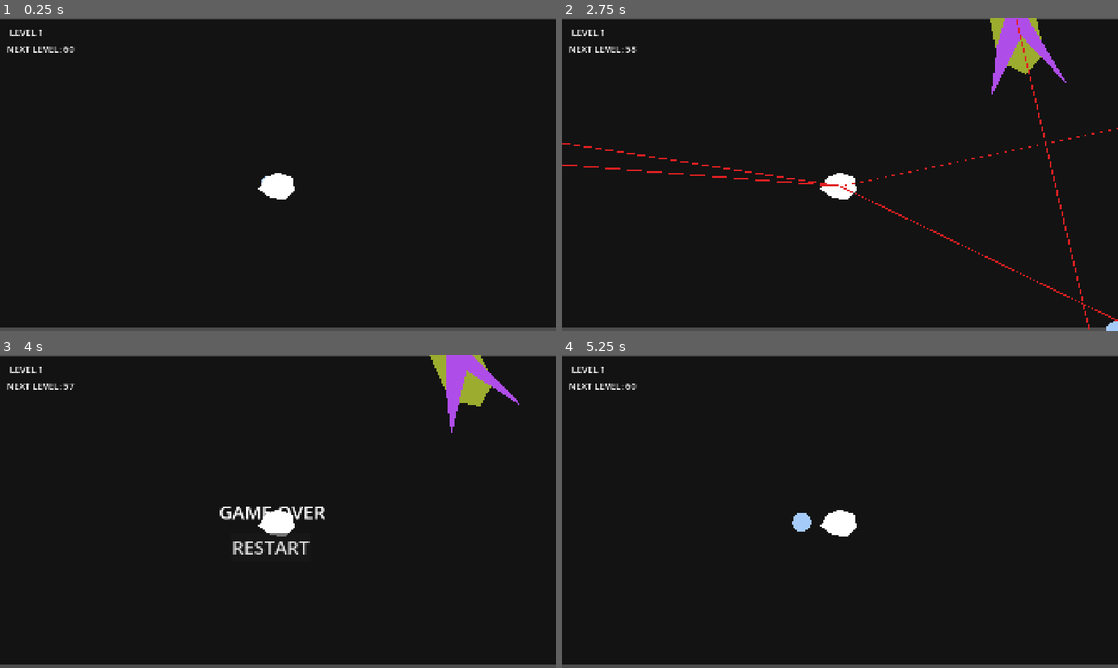
Above: before the commit, frames 1-4 (two rows, left to right).
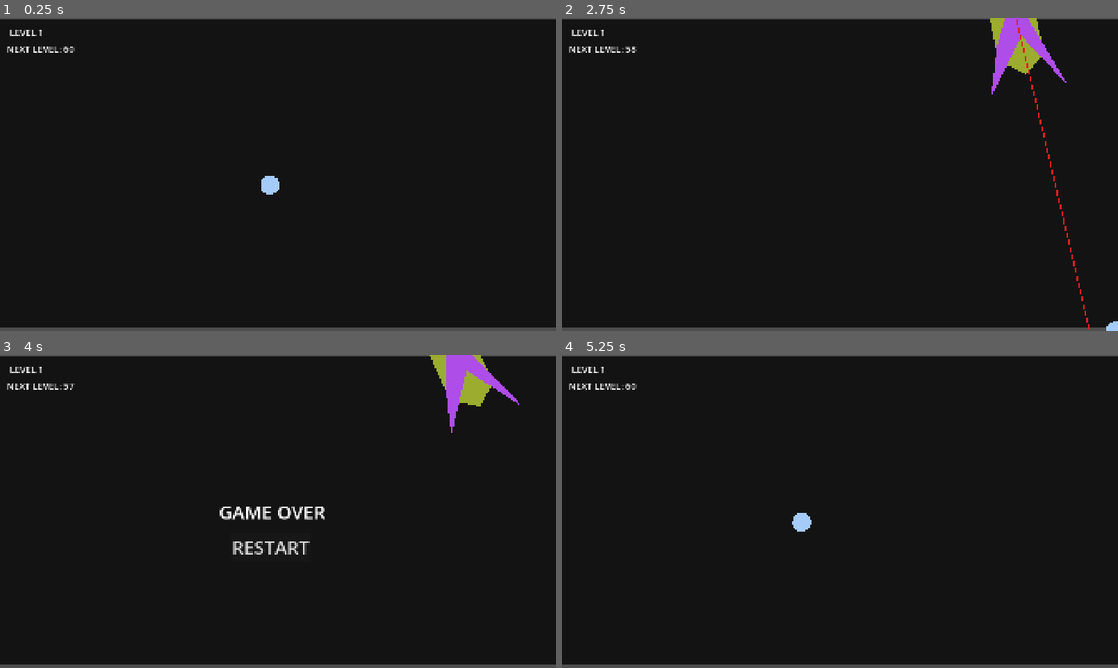
Above: after the commit, the same moments.

Repository: Freezingle/dont-die
Game: Godot game, scene res://scenes/main.tscn
Two runs of this game, one before a commit and one after it. Both use one fixed random seed, a clock stepped at 60 frames per second and the inputs below.
Inputs (mouse positions are in pixels of both pictures, inside the frame that each line leads up to):
- Up to frame 1 (0.25 s): no input
- Up to frame 2 (2.75 s): tap Enter at 0.5 s; move the mouse to (962, 158) at 0.52 s; press the mouse at (962, 158) at 0.53 s; hold D (move_right) 0.53-1.28 s; move the mouse to (728, 190) at 1.27 s; release the mouse at (728, 190) at 1.28 s; hold S (move_down) 1.28-2.03 s; click (728, 190) at 1.35 s; move the mouse to (895, 105) at 2.02 s; press the mouse at (895, 105) at 2.03 s; hold D (move_right) from 2.03 s (still down)
- Up to frame 3 (4 s): move the mouse to (250, 574) at 2.77 s; release D (move_right) at 2.78 s; release the mouse at (250, 574) at 2.78 s; hold W (move_up) 2.78-3.53 s; click (250, 574) at 2.85 s; move the mouse to (444, 558) at 3.52 s; press the mouse at (444, 558) at 3.53 s; hold A (move_left) from 3.53 s (still down)
- Up to frame 4 (5.25 s): release A (move_left) at 4.25 s; release the mouse at (1006, 558) at 4.25 s; click "RESTART" at 4.25 s; tap Space at 5 s; move the mouse to (673, 464) at 5.02 s; hold A (move_left) from 5.03 s (still down); click (673, 464) at 5.1 s

The runs differ from the first frame. In frame 1, 0.4% of the frame differs, in the area x 46-53%, y 49-58%; in frame 2, 1.0%, in the area x 0-100%, y 35-97%; in frame 3, 0.4%; in frame 4, 0.4%.

Commit message:
add pit difficulty function and make angles wider for projectiles

Diff:
--- a/scenes/main.tscn
+++ b/scenes/main.tscn
@@ -8,6 +8,7 @@
 
 [node name="Main" type="Node2D"]
 script = ExtResource("1_jyhfs")
+pit_scene = ExtResource("5_tbgi4")
 
 [node name="Background" type="ColorRect" parent="."]
 offset_top = 4.0
@@ -91,6 +92,3 @@
 [node name="LevelTimer" type="Timer" parent="."]
 autostart = true
 ignore_time_scale = true
-
-[node name="Pit" parent="." instance=ExtResource("5_tbgi4")]
-position = Vector2(962, 581)
--- a/scenes/pit/pit.tscn
+++ b/scenes/pit/pit.tscn
@@ -1,9 +1,14 @@
-[gd_scene load_steps=2 format=3 uid="uid://bugkr1ubxj8xy"]
+[gd_scene load_steps=4 format=3 uid="uid://bugkr1ubxj8xy"]
 
 [ext_resource type="Script" uid="uid://da7hxgm6tvhkp" path="res://scripts/pit.gd" id="1_yoox7"]
+[ext_resource type="PackedScene" uid="uid://d01ovxjs3e6ws" path="res://scenes/projectile/projectile.tscn" id="2_gkysh"]
 
-[node name="Pit" type="Node2D"]
+[sub_resource type="CircleShape2D" id="CircleShape2D_gkysh"]
+radius = 43.0
+
+[node name="Pit" type="Area2D"]
 script = ExtResource("1_yoox7")
+projectile_scene = ExtResource("2_gkysh")
 
 [node name="Body" type="Polygon2D" parent="."]
 polygon = PackedVector2Array(0, -48, -45, -32, -70, 10, -28, 39, 22, 47, 56, 15, 47, -32)
@@ -39,3 +44,6 @@
 [node name="TelegraphTimer" type="Timer" parent="."]
 wait_time = 0.7
 one_shot = true
+
+[node name="CollisionShape2D" type="CollisionShape2D" parent="."]
+shape = SubResource("CircleShape2D_gkysh")
--- a/scripts/main.gd
+++ b/scripts/main.gd
@@ -1,4 +1,6 @@
 extends Node2D
+
+@export var pit_scene : PackedScene
 
 enum GamePhase {
 	LEVEL_1,
@@ -10,6 +12,8 @@
 var game_over := false
 var current_phase = GamePhase.LEVEL_1
 var elapsed_time :=0
+var pit : Node2D #storing pit reference for increasing difficulty later
+var pit_difficulty_timer :=0.0
 
 
 @onready var game_over_ui = $UI/GameOverUI
@@ -19,6 +23,18 @@
 @onready var timer_label = $UI/RootUI/TimerLabel
 @onready var cannon_spawner = $World/CannonSpawner
 @onready var level_timer = $LevelTimer
+
+
+func _process (delta):
+	if current_phase != GamePhase.LEVEL_2:
+		return
+	if pit ==null:
+		return
+	pit_difficulty_timer +=delta
+
+	if pit_difficulty_timer >=5:
+		pit_difficulty_timer = 0.0
+		pit.increase_difficulty()
 
 func _ready():
 	var player = get_tree().get_first_node_in_group("player")
@@ -58,7 +74,7 @@
 func check_phase_progression():
 	if current_phase == GamePhase.LEVEL_1 and elapsed_time >= 60:
 		start_level_2()
-	elif current_phase == GamePhase.LEVEL_2 and elapsed_time >=90:
+	elif current_phase == GamePhase.LEVEL_2 and elapsed_time >=100:
 		start_final_level()
 
 
@@ -66,6 +82,7 @@
 	current_phase = GamePhase.LEVEL_2
 	level_label.text = "LEVEL 2"
 	difficulty_timer.stop()
+	spawn_pit()
 	print("LEVEL 2 STARTED")
 
 func start_final_level():
@@ -83,6 +100,13 @@
 
 	get_tree().paused = true
 
+func spawn_pit():
+	if pit:
+		return
+	pit = pit_scene.instantiate()
+	var screen_size = get_viewport().get_visible_rect().size
+	pit.global_position = screen_size / 2
+	$World.add_child(pit)
 
 func restart_game():
 	get_tree().paused = false
--- a/scripts/pit.gd
+++ b/scripts/pit.gd
@@ -1,4 +1,8 @@
-extends Node2D
+extends Area2D
+
+@export var projectile_scene: PackedScene
+@export var projectile_speed := 700.0
+@export var attack_interval := 2.5
 
 #ingame variables (floats)
 var top_angle := 0.0
@@ -14,15 +18,17 @@
 @onready var telegraph_timer = $TelegraphTimer
 
 func _ready():
+	body_entered.connect(_on_body_entered)
+	shoot_timer.wait_time = attack_interval
 	shoot_timer.timeout.connect(start_attack)
 	telegraph_timer.timeout.connect(shoot_attack)
 
 func start_attack():
 
-	top_angle = deg_to_rad(randf_range(-60,60))
-	bottom_angle = deg_to_rad(randf_range(120,240))
-	left_angle = deg_to_rad (randf_range(150,210))
-	right_angle = deg_to_rad (randf_range(-30,30))
+	top_angle    = deg_to_rad(randf_range(250, 290))
+	right_angle  = deg_to_rad(randf_range(-20, 20))
+	bottom_angle = deg_to_rad(randf_range(70, 110))
+	left_angle   = deg_to_rad(randf_range(160, 200))
 
 	draw_laser(laser_top,top_angle)
 	draw_laser(laser_bottom, bottom_angle)
@@ -37,9 +43,31 @@
 	line.add_point(Vector2.RIGHT.rotated(angle) * length)
 	line.visible = true
 
+func fire_projectile (angle:float):
+	var projectile = projectile_scene.instantiate()
+	projectile.global_position = global_position
+	projectile.direction = Vector2.RIGHT.rotated(angle)
+	projectile.speed = projectile_speed
+	get_parent().add_child(projectile)
+
 func shoot_attack():
-	print("PIT VOLLEY")
+
+	fire_projectile(top_angle)
+	fire_projectile(bottom_angle)
+	fire_projectile(right_angle)
+	fire_projectile(left_angle)
+
 	laser_top.visible = false
 	laser_bottom.visible = false
 	laser_left.visible = false
 	laser_right.visible = false
+
+func increase_difficulty():
+	projectile_speed += 100
+
+	if shoot_timer.wait_time >0.4:
+		shoot_timer.wait_time-= 0.2
+
+func _on_body_entered(body):
+	if body.is_in_group("player"):
+		body.die()
--- a/scripts/projectile.gd
+++ b/scripts/projectile.gd
@@ -1,4 +1,5 @@
 extends Area2D
+
 
 @export var speed :=1200.0
 var direction := Vector2.RIGHT
